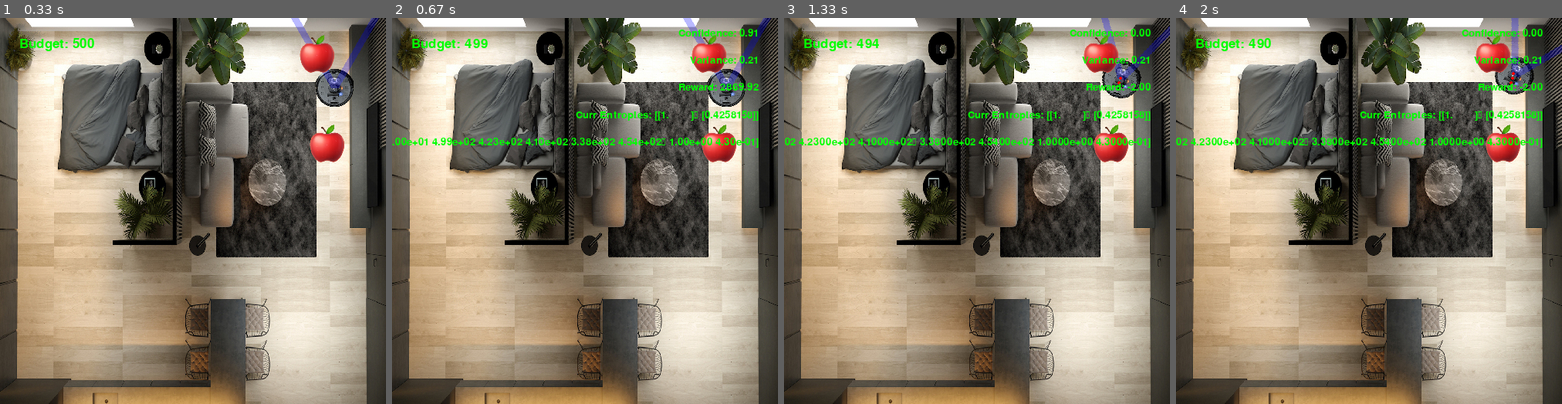
Above: before the commit, frames 1-4 (left to right).
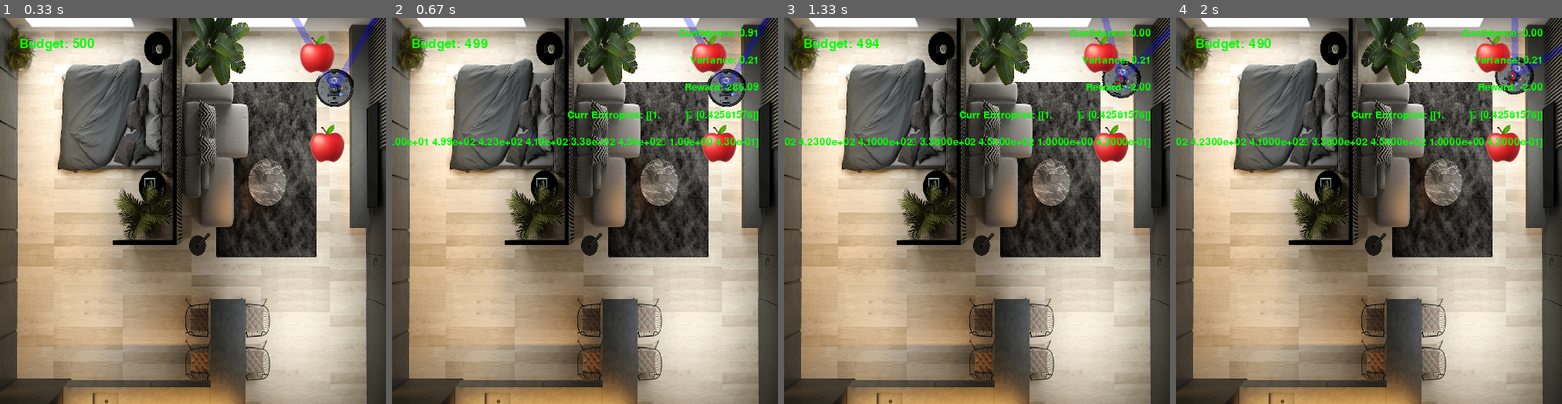
Above: after the commit, the same moments.

Repository: Anwealso/ReLOaD
Game: pygame game, started from reload/simplesim/env_gym.py
Two runs of this game, one before a commit and one after it. Both use one fixed random seed, a clock stepped at 60 frames per second and the inputs below.
Inputs:
- Up to frame 1 (0.33 s): no input
- Up to frame 2 (0.67 s): tap Space at 0.33 s
- Up to frame 3 (1.33 s): hold Right 0.67-1.13 s; tap Space at 0.73, 1.23 s; hold Up from 1.17 s (still down)
- Up to frame 4 (2 s): release Up at 1.57 s; hold Right from 1.6 s (still down); tap Space at 1.67 s

Frame 1 is identical in both runs. In frame 2, 0.8% of the frame differs, in the area x 45-95%, y 16-27%; in frame 3, 0.6%; in frame 4, 0.6%.

Commit message:
Rewrote entropy function - seems to decrease more slowly by default now and no initial cliff drop

Diff:
--- a/reload/simplesim/env_gym.py
+++ b/reload/simplesim/env_gym.py
@@ -158,63 +158,62 @@
 
         return reward
 
-    def get_target_entropy(self, target_confidence_history):
+    def get_target_entropy(self, target_confidence_history, verbose=0):
         """
         Get the current entropy on a target, given an array of its observation
         confidence history
 
-        # TODO: Fix this entropy calc so that the entropy starts at 0.5???
-
         Args:
-            target_confidence_history: A 1D array of dim (1,num_timesteps)
+            target_confidence_history: A 1D array of the confidences observed
+            on the target over all time (dims: (1,num_timesteps))
         Returns:
             The entropy of the target
         """
-
-        # Num observations:
         num_observations = np.count_nonzero(target_confidence_history)
-
-        occurrence_prob = target_confidence_history
-
-        # Get the experimental probability of each event:
-        reciprocal_positive = np.reciprocal(
-            target_confidence_history,
-            where=(target_confidence_history > 0),
+        if num_observations == 0:
+            return 1
+        target_unconfidence_history = 1 - target_confidence_history
+
+        # Get the weighted probability that the object is of the true class
+        # or the false class gained from each observation
+        # probability_true_class = np.divide(target_confidence_history, num_observations)
+        # probability_false_class = np.divide(target_unconfidence_history, num_observations)
+        probability_true_class = target_confidence_history
+        probability_false_class = target_unconfidence_history
+
+        # Get the suprrise associated with identifying the target as its true
+        # class or falsely as another class from an observation
+        suprise_true = np.log2(
+            probability_true_class,
+            where=(probability_true_class > 0),
             out=np.zeros_like(target_confidence_history),
         )
-        suprises_positive = np.log2(
-            reciprocal_positive,
-            where=(target_confidence_history > 0),
+        suprise_false = np.log2(
+            probability_false_class,
+            where=(probability_false_class > 0),
             out=np.zeros_like(target_confidence_history),
         )
 
-        occurrence_prob_negative = 1 - target_confidence_history
-        reciprocal_negative = np.reciprocal(
-            occurrence_prob_negative,
-            where=(occurrence_prob_negative > 0),
-            out=np.zeros_like(target_confidence_history),
-        )
-        suprises_negative = np.log2(
-            reciprocal_negative,
-            where=(reciprocal_negative > 0),
-            out=np.zeros_like(target_confidence_history),
-        )
-
-        entropy_positive = np.multiply(occurrence_prob, suprises_positive)
-        entropy_negative = np.multiply(occurrence_prob_negative, suprises_negative)
-
-        entropy_unnormalised = np.sum(
-            entropy_positive + entropy_negative,
-        )
-        entropy = np.divide(
-            entropy_unnormalised,
-            num_observations,
-            where=(num_observations > 0),
-            out=np.zeros_like(entropy_unnormalised),
-        )
+        # The entropy associated with identifying the target as its true class
+        # or falsely as another class from an observation
+        entropy_true = -np.multiply(probability_true_class, suprise_true)
+        entropy_false = -np.multiply(probability_false_class, suprise_false)
+        # The total entropy of the dataset of observation on the target
+        entropy = np.sum(
+            entropy_true + entropy_false
+        )
+        entropy = np.divide(entropy, num_observations)
         # Set entropy to 1 for objects that do not have any observations
-        entropy[entropy == 0] = 1
-        # TODO: Fix the entropy algorithm so that this can be 0.5 like it should be
+        if (entropy == 0):
+            entropy = 1
+
+        if verbose > 0:
+            print("\n", num_observations)
+            print(f"target_confidence_history: {target_confidence_history}")
+            print(f"target_unconfidence_history: {target_unconfidence_history}")
+            print(f"entropy_true: {entropy_true}")
+            print(f"entropy_false: {entropy_false}")
+            print(f"entropy: {entropy}")
 
         return entropy
 
@@ -234,7 +233,7 @@
         The total reward will then be a sum of the reward of each object in
         view (objects out of view contribute zero reward).
         """
-        reward_multiplier = 10
+        # reward_multiplier = 10
 
         entropies = np.zeros_like(self.game.current_confidences)
         entropy_reward = 0
@@ -259,7 +258,7 @@
 
         # Add a multiplier to ensure it is worth it for the robot to  seek more
         # reward even though it entails more movement cost
-        entropy_reward = entropy_reward * reward_multiplier
+        # entropy_reward = entropy_reward * reward_multiplier
 
         if verbose > 0:
             print(f"self.game.confidences: {self.game.confidences}")
